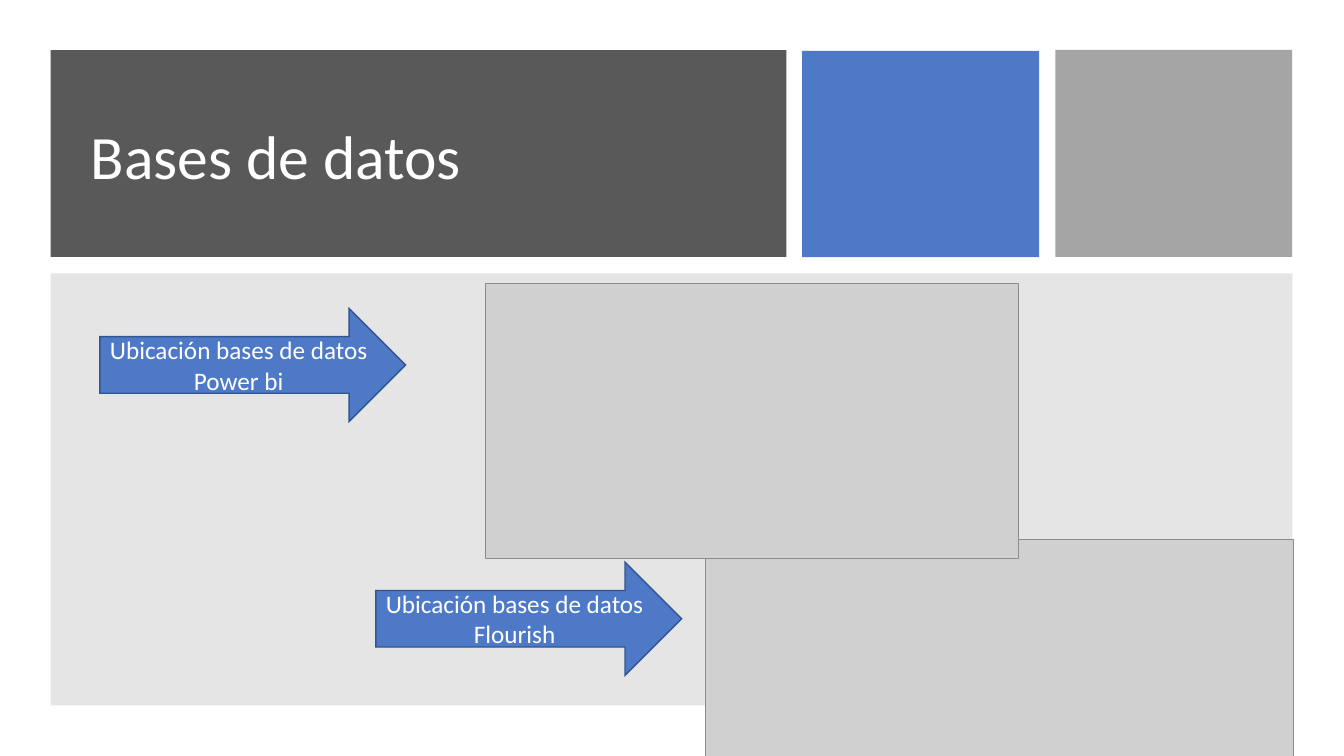
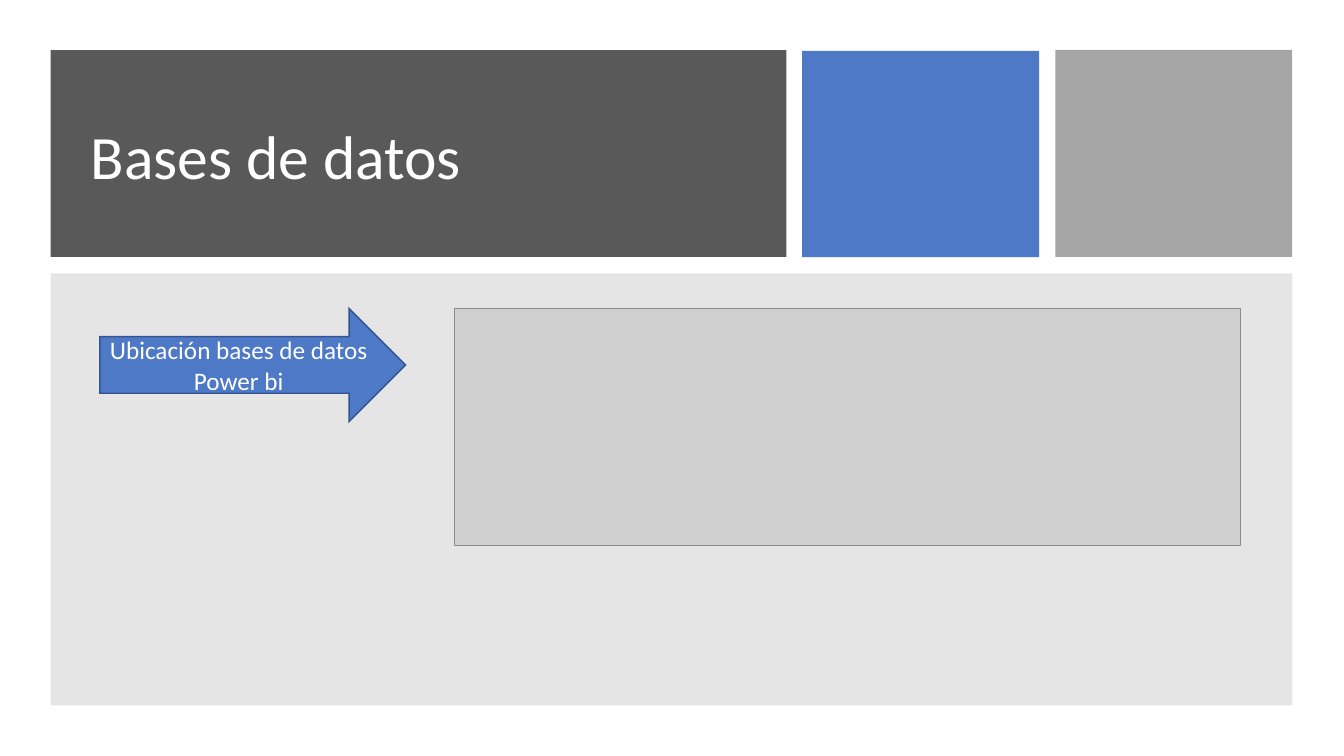
Before and after one commit to Sud-Austral/DATA-AGRO, a slide deck: slide 2 of Repositorio Agricultura/Para power bi/Chile/Agricola/Power Bi (variables a mostrar).pptx. Drawn at 1344x756 pixels with LibreOffice and Linux fonts; fonts in the diff are those of the drawing; grey boxes stand for pictures. Boxes give left, top, right and bottom in pixels: in the first picture for what was removed or moved away, otherwise in the second. Text is boxed around its words. In the diff, an @@ line names an element or a change of style, - is before the commit and + after.

```diff
--- a/Repositorio Agricultura/Para power bi/Chile/Agricola/Power Bi (variables a mostrar).pptx
+++ b/Repositorio Agricultura/Para power bi/Chile/Agricola/Power Bi (variables a mostrar).pptx
@@ picture: place and size @@
-picture at (486, 283, 1019, 559)
+picture at (455, 309, 1240, 545)
@@ picture removed at (706, 539, 1294, 756) @@
@@ right arrow removed at (376, 563, 682, 676) @@
-Ubicación bases de datos Flourish
```
Also in this commit, not shown: 1 other slide changed, 8 other files.
